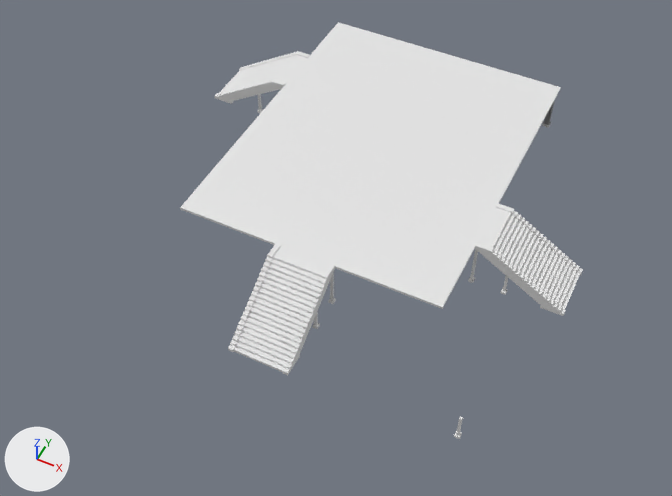
A saved change to the FBX model Assets/Model/WallObjects/WallBldg2.fbx.
Before and after are seen from a camera (50 mm lens) standing at (0.545, -1.183, 1.358) and looking at (-0.006, -0.079, -0.021). The lights are fixed; the arrows at lower left show +X, +Y and +Z. The older version comes first. Materials are left out; every surface is plain grey. Where no turn or scale is listed for an object, it has been applied to the vertices. Vertices at exactly the same position are counted once.
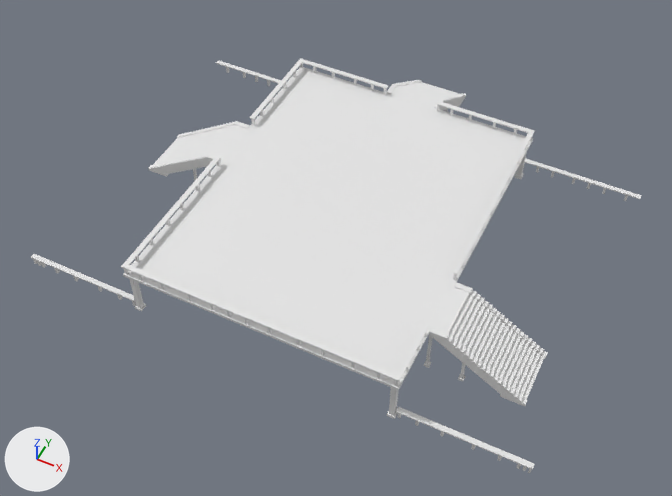
Edits to the scene script, one JSON object a line:
```json
{"block": "me_mesh_001", "where": "# used by ob_pcube4; location = (0.0, 0.026, 0.051)"}
{"op": "remove", "block": "me_mesh_001", "code": "me_mesh_001.from_pydata(...)  # 2549 vertices, 5082 faces; spans x -0.45..0.45, y -0.425..0.425, z -0.051..0.051"}
{"op": "add", "block": "me_mesh_001", "code": "me_mesh_001.from_pydata(...)  # 3592 vertices, 7124 faces; spans x -0.5..0.5, y -0.425..0.425, z -0.061..0.061"}
{"block": "me_mesh_001", "change": "me_mesh_001 part 1: the loose piece of 827 vertices spanning x 0.264..0.45, y -0.086..0.034, z -0.051..0.051 is moved by (0.0, -0.216, -0.01)"}
{"block": "me_mesh_001", "change": "me_mesh_001 part 2: the loose piece of 827 vertices spanning x -0.45..-0.264, y 0.164..0.284, z -0.051..0.051 is moved by (0.0, -0.266, -0.01)"}
{"block": "me_mesh_001", "change": "me_mesh_001 part 3: the loose piece of 827 vertices spanning x -0.06..0.06, y -0.425..-0.239, z -0.051..0.051 is turned -180 degrees about the z axis through its middle, then moved by (0.0, 0.665, -0.01)"}
{"block": "me_mesh_001", "change": "me_mesh_001 part 4: the loose piece of 24 vertices spanning x 0.364..0.374, y -0.409..-0.399, z -0.051..0.005 is deleted"}
{"block": "me_mesh_001", "change": "me_mesh_001 part 5: the loose piece of 20 vertices spanning x 0.247..0.262, y 0.407..0.422, z -0.051..0.045 is deleted"}
{"block": "me_mesh_001", "change": "me_mesh_001 part 6: 8 vertices removed from x -0.266..0.266, y -0.242..0.425, z 0.044..0.049; 1111 vertices added at x -0.5..0.5, y -0.425..0.266, z -0.06..0.061"}
{"block": "me_mesh_001", "change": "other edits to the shape of me_mesh_001 do not show in these pictures"}
{"op": "set", "path": "ob_pcube4.location", "old": "(0.0, 0.026, 0.051)", "new": "(0.0, 0.026, 0.06)"}
```

Changed parts and their boxes [x1, y1, x2, y2] in the pictures (672 x 496 px; the box of a moved part takes in the faces that stretch with it):
```json
{"object": "pCube4", "change": "reshaped, moved", "before": [180, 22, 583, 439], "after": [31, 58, 642, 473], "on screen": "51% wider"}
{"part": 1, "of": "me_mesh_001", "change": "moved or reshaped", "before": [468, 203, 583, 316], "after": [424, 282, 548, 406]}
{"part": 2, "of": "me_mesh_001", "change": "moved or reshaped", "before": [215, 51, 310, 113], "after": [148, 121, 250, 185]}
{"part": 3, "of": "me_mesh_001", "change": "moved or reshaped", "before": [228, 243, 336, 375], "after": [387, 80, 466, 112]}
{"part": 4, "of": "me_mesh_001", "change": "deleted", "before": [454, 416, 463, 439]}
{"part": 5, "of": "me_mesh_001", "change": "deleted", "before": [542, 100, 555, 128]}
{"part": 6, "of": "me_mesh_001", "change": "built on", "before": [180, 22, 561, 309], "after": [31, 58, 642, 473]}
```
